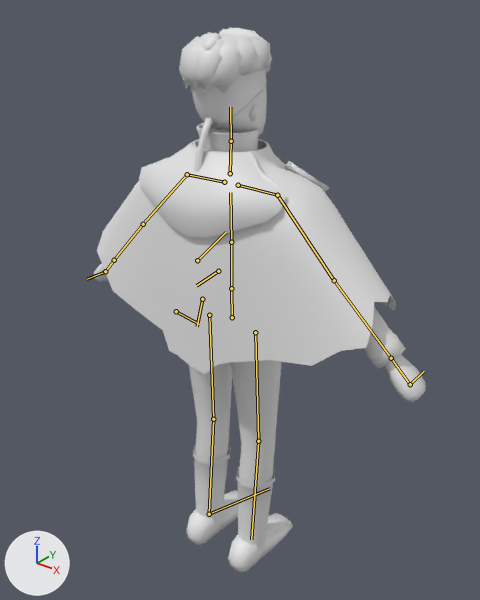
Renders of the glTF model models/characters/aeneas.glb from each side of a commit.
Camera for both pictures: a camera (50 mm lens) standing at (1.165, -1.417, 1.88) and looking at (-0.033, 0.081, 0.951). The lights are fixed; the arrows at lower left show +X, +Y and +Z. The older version comes first. The bones that change, and the others that lie on the model, are drawn over the model as lines.

Objects in the first picture: 'Body', 'Poncho'.
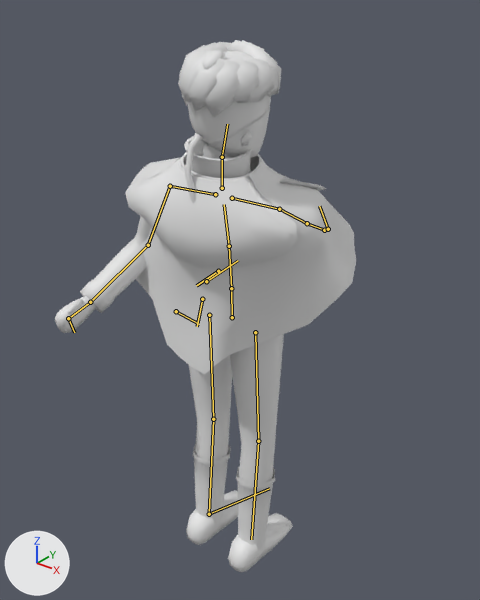
The newer file adds an action. The first version stands in its rest pose; the second is drawn at frame 14 of the action 'dragged_loop'.

Pixel boxes (x1, y1, x2, y2) of what changed, in the pictures (480 x 600 px):
'Poncho', posed (23% narrower): before (97, 139, 396, 374); after (125, 152, 356, 374)
'Body', posed: before (94, 27, 426, 573); after (55, 40, 293, 573)
bone 'Spine', root to tip: before (231, 288) to (231, 242); after (231, 288) to (229, 246)
bone 'Chest', root to tip: before (231, 242) to (230, 192); after (229, 246) to (224, 204)
bone 'Neck', root to tip: before (230, 173) to (231, 141); after (222, 188) to (222, 157)
bone 'Head', root to tip: before (231, 141) to (230, 107); after (222, 157) to (227, 124)
bone 'UpperArm_L', root to tip: before (187, 174) to (143, 224); after (170, 186) to (148, 245)
bone 'LowerArm_L', root to tip: before (143, 224) to (114, 260); after (148, 245) to (90, 302)
bone 'Hand_L', root to tip: before (114, 260) to (105, 271); after (90, 302) to (68, 318)
bone 'UpperArm_R', root to tip: before (277, 195) to (334, 280); after (279, 209) to (307, 223)
bone 'LowerArm_R', root to tip: before (334, 280) to (391, 358); after (307, 223) to (324, 230)
bone 'Hand_R', root to tip: before (391, 358) to (410, 384); after (324, 230) to (328, 229)

The edits, one by one:
Bone 'Spine' (bone_spine) turns from (0, 0, 0) to (-10, 8, 3) degrees about its own x, y and z.
Bone 'Chest' (bone_chest) turns from (0, 0, 0) to (-7, 6, 2) degrees about its own x, y and z.
Bone 'Neck' (bone_neck) turns from (0, 0, 0) to (6, -11, 1) degrees about its own x, y and z.
Bone 'Head' (bone_head) turns from (0, 0, 0) to (9, -15, 4) degrees about its own x, y and z.
Bone 'UpperArm_L' (bone_upperarm_l) turns from (0, 0, 0) to (-2, -168, -19) degrees about its own x, y and z.
Bone 'LowerArm_L' (bone_lowerarm_l) turns from (0, 0, 0) to (60, 0, 0) degrees about its own x, y and z.
Bone 'Hand_L' (bone_hand_l) turns from (0, 0, 0) to (14, 14, 1) degrees about its own x, y and z.
Bone 'UpperArm_R' (bone_upperarm_r) turns from (0, 0, 0) to (55, -26, 13) degrees about its own x, y and z.
Bone 'LowerArm_R' (bone_lowerarm_r) turns from (0, 0, 0) to (-2, 0, 0) degrees about its own x, y and z.
Bone 'Hand_R' (bone_hand_r) turns from (0, 0, 0) to (7, 7, 0) degrees about its own x, y and z.
